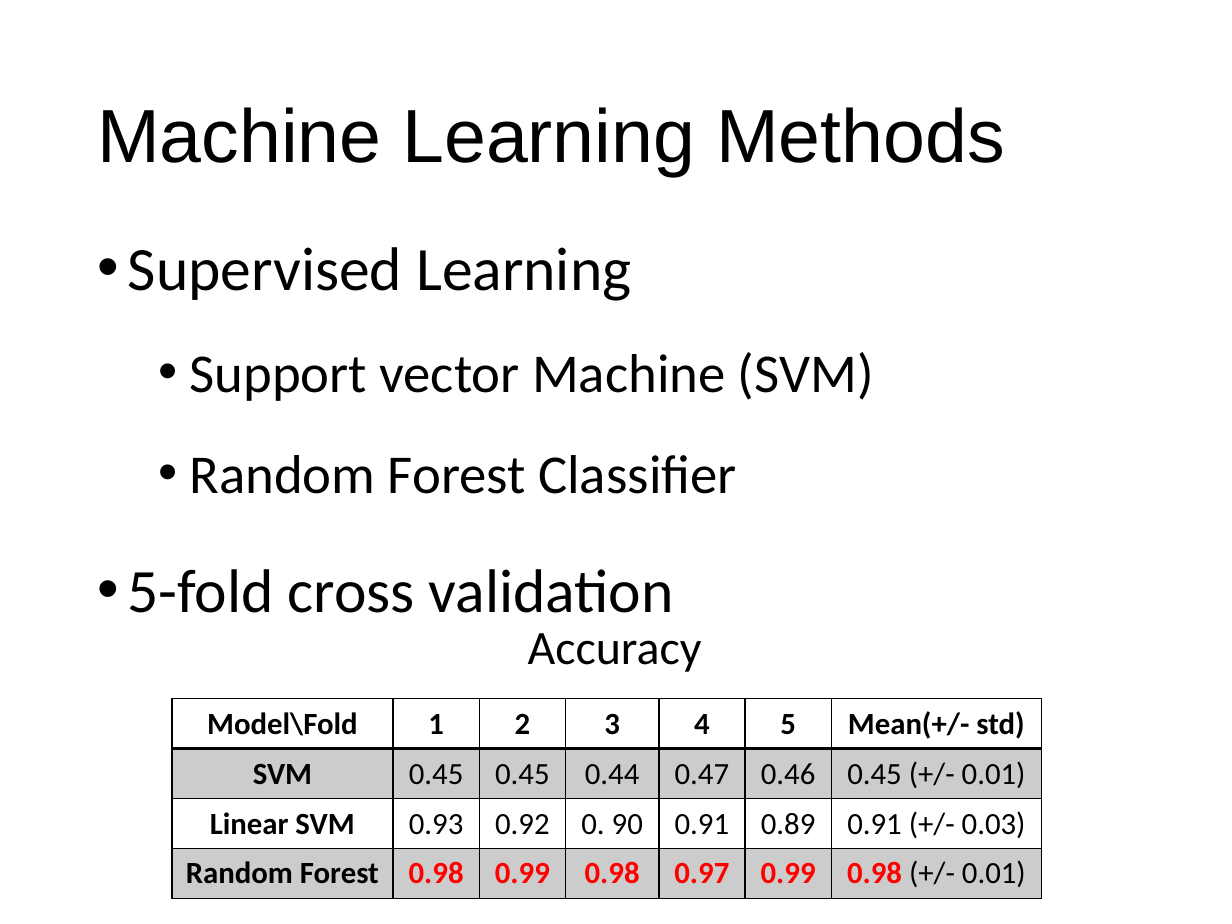
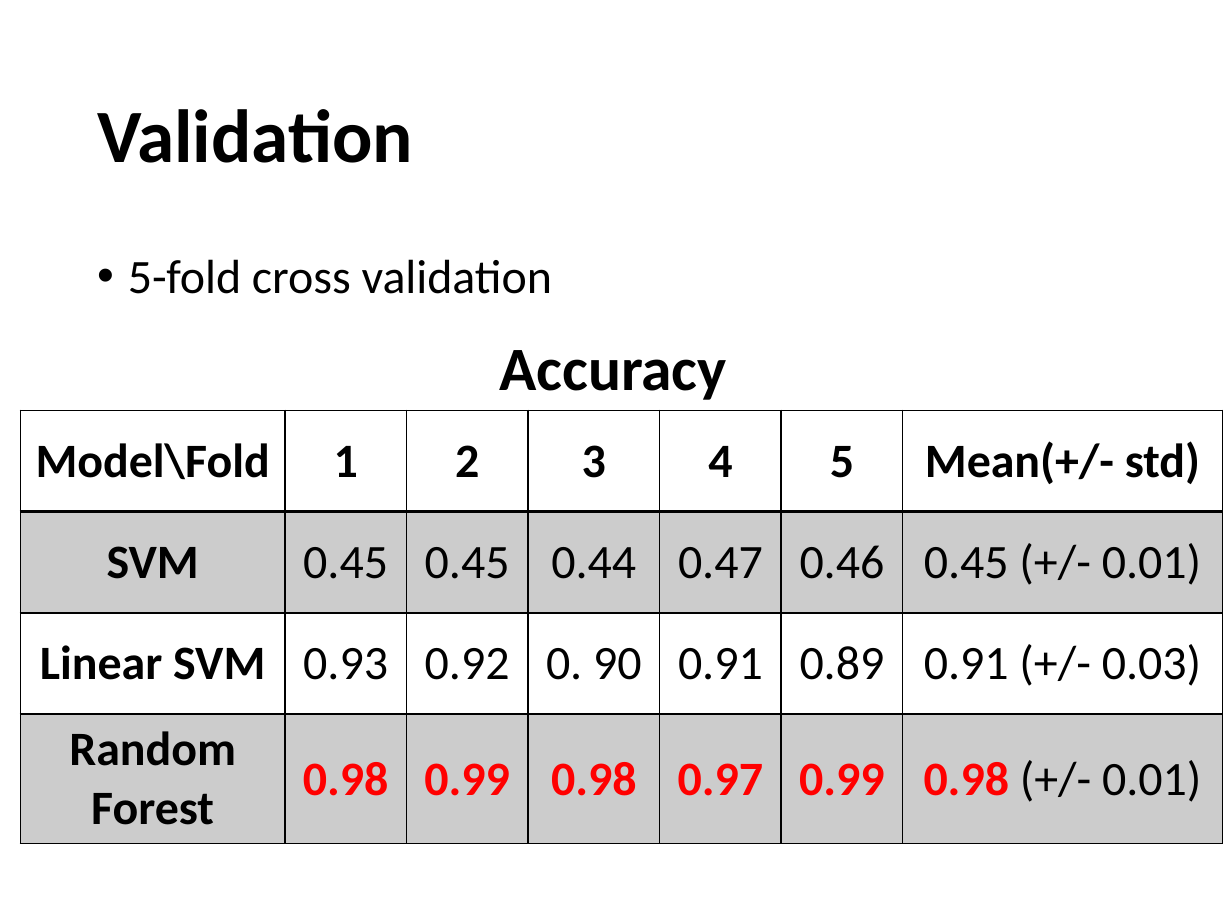
Before and after one commit to dr-artio/CancerClassifier, a slide deck: slide 12 of Powerpoint/ProjectPresentation_Draft.pptx (slide 9 before the commit). Drawn at 1232x924 pixels with LibreOffice and Linux fonts; fonts in the diff are those of the drawing. Boxes give left, top, right and bottom in pixels: in the first picture for what was removed or moved away, otherwise in the second. Text is boxed around its words. In the diff, an @@ line names an element or a change of style, - is before the commit and + after.

```diff
--- a/Powerpoint/ProjectPresentation_Draft.pptx
+++ b/Powerpoint/ProjectPresentation_Draft.pptx
@@ title at [97,109,413,163]: text changed; font Arial to Calibri; bold on @@
-Machine Learning Methods
+Validation
@@ text "5-fold cross validation": place and size @@
-text "5-fold cross validation" at [128,247,874,613]
+text "5-fold cross validation" at [128,259,552,294]
@@ text "5-fold cross validation" at [128,259,552,294]: size 36 to 28 pt; line spacing 1.4 to 0.9 @@
@@ text at [128,247,874,494]: paragraphs removed @@
-• Supervised Learning
-  • Support vector Machine (SVM)
-  • Random Forest Classifier
@@ text "Accuracy": place and size @@
-text "Accuracy" at [528,633,702,672]
+text "Accuracy" at [499,350,727,400]
@@ text "Accuracy" at [499,350,727,400]: size 28 to 36 pt, bold on @@
@@ table at [20,410,1223,841] @@
@@ size 18 to 28 pt @@
@@ table: place and size @@
-table at [172,699,1042,898]
+table at [20,410,1223,841]
```
Also in this commit, not shown: 1 slide added.
